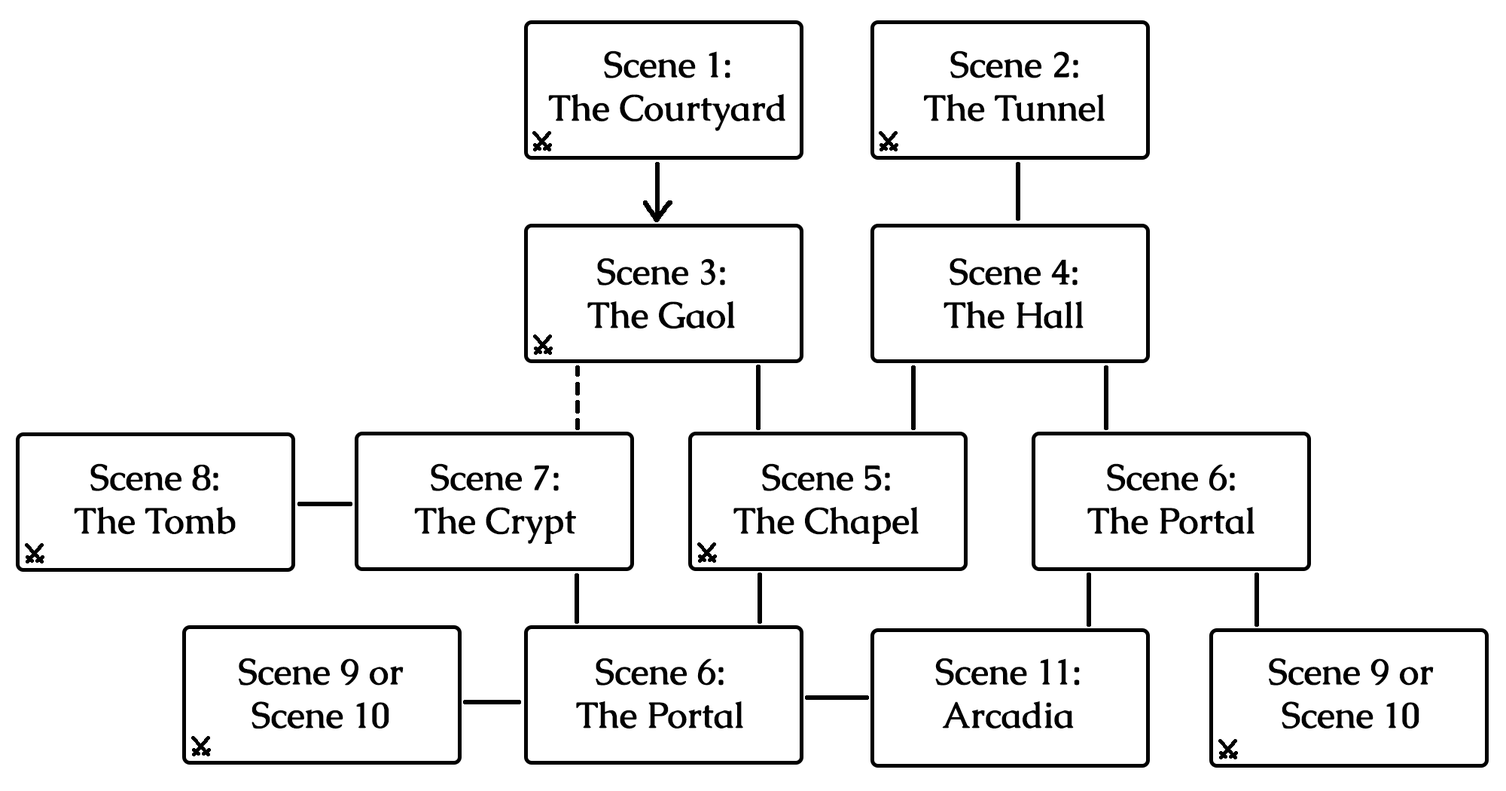
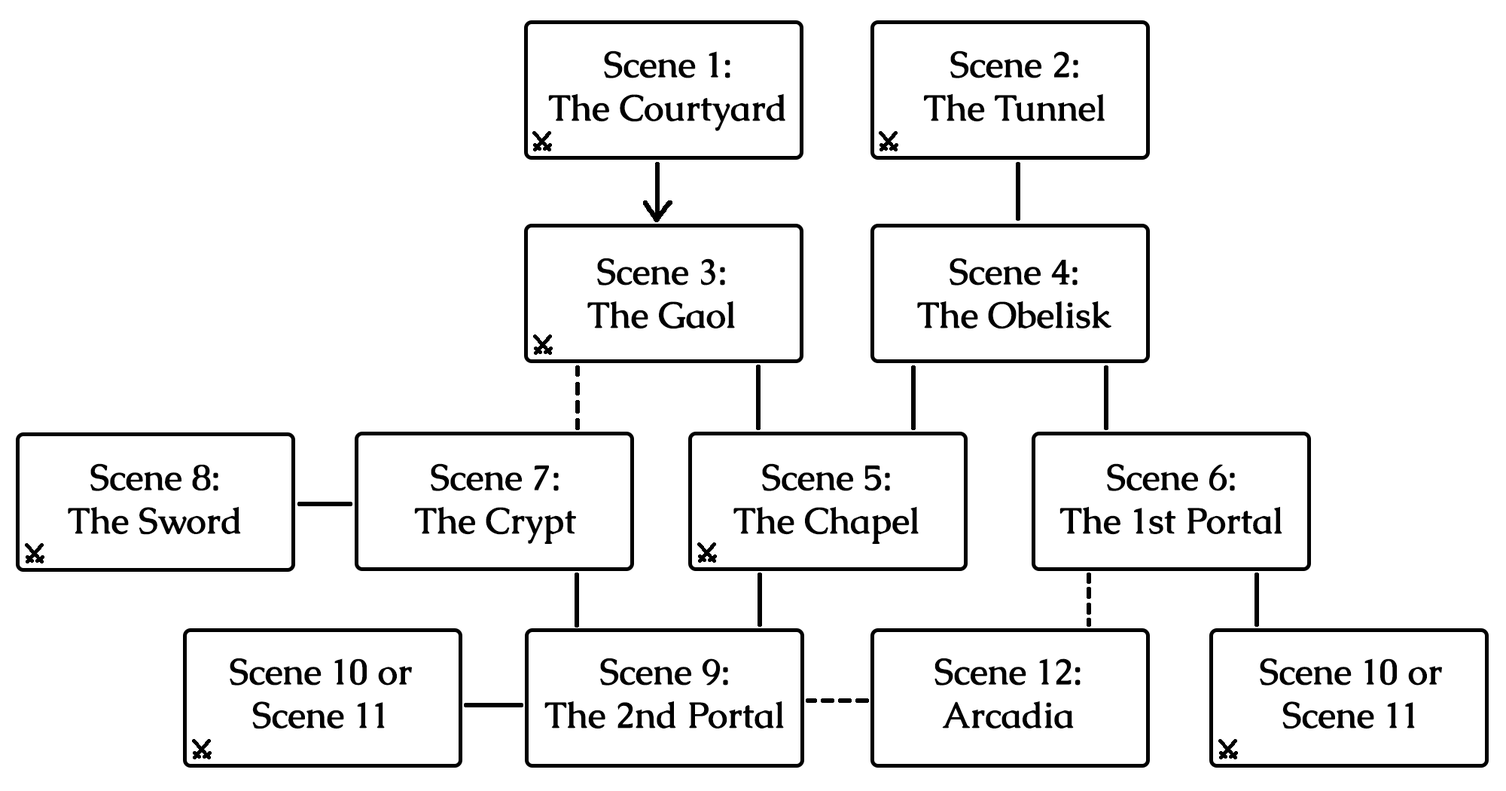
Two versions of the same layered image (1506x791). Layer-by-layer changes:
renamed "Scene 4: The Hall" to "Scene 4: The Obelisk", painted on it over (x1=917, y1=300, x2=1112, y2=330)
renamed "Scene 6: The Portal" to "Scene 6: The 1st Portal", painted on it over (x1=1059, y1=506, x2=1283, y2=535)
renamed "Scene 8: The Tomb" to "Scene 8: The Sword", painted on it over (x1=67, y1=506, x2=242, y2=535)
renamed "Scene 9 or Scene 10" to "Scene 10 or Scene 11", painted on it over (x1=1260, y1=657, x2=1443, y2=730)
renamed "Scene 9 or Scene 10" to "Scene 10 or Scene 11", painted on it over (x1=229, y1=657, x2=413, y2=730)
renamed "Scene 6: The Portal" to "Scene 9: The 2nd Portal", painted on it over (x1=544, y1=657, x2=785, y2=730)
renamed "Scene 11: Arcadia" to "Scene 12: Arcadia", painted on it over (x1=934, y1=657, x2=1081, y2=686)
painted on "nodes" over (x1=182, y1=572, x2=1092, y2=768)
